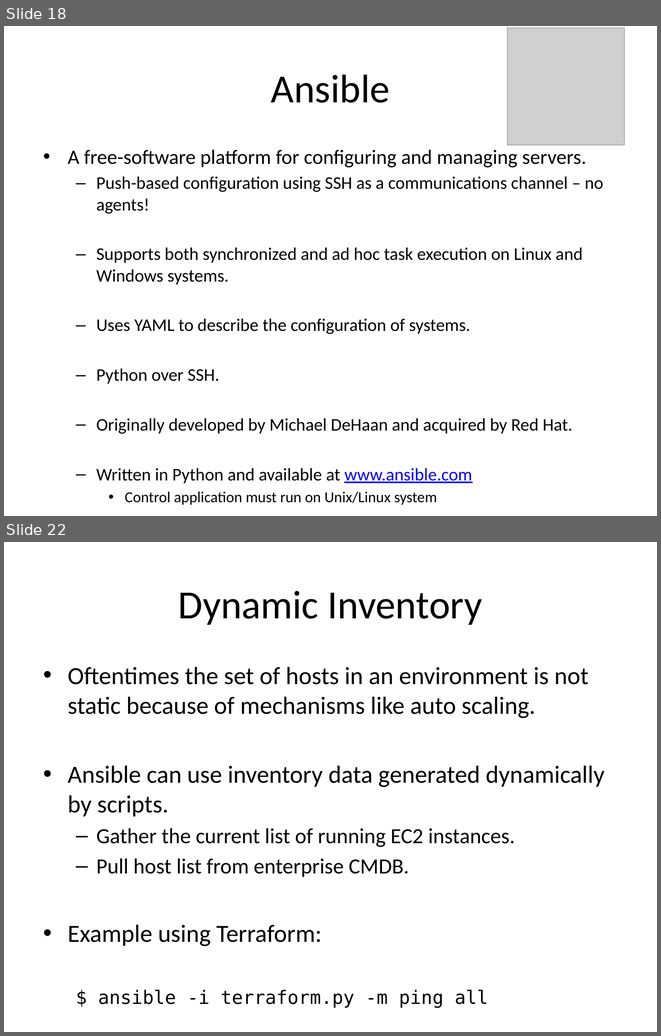
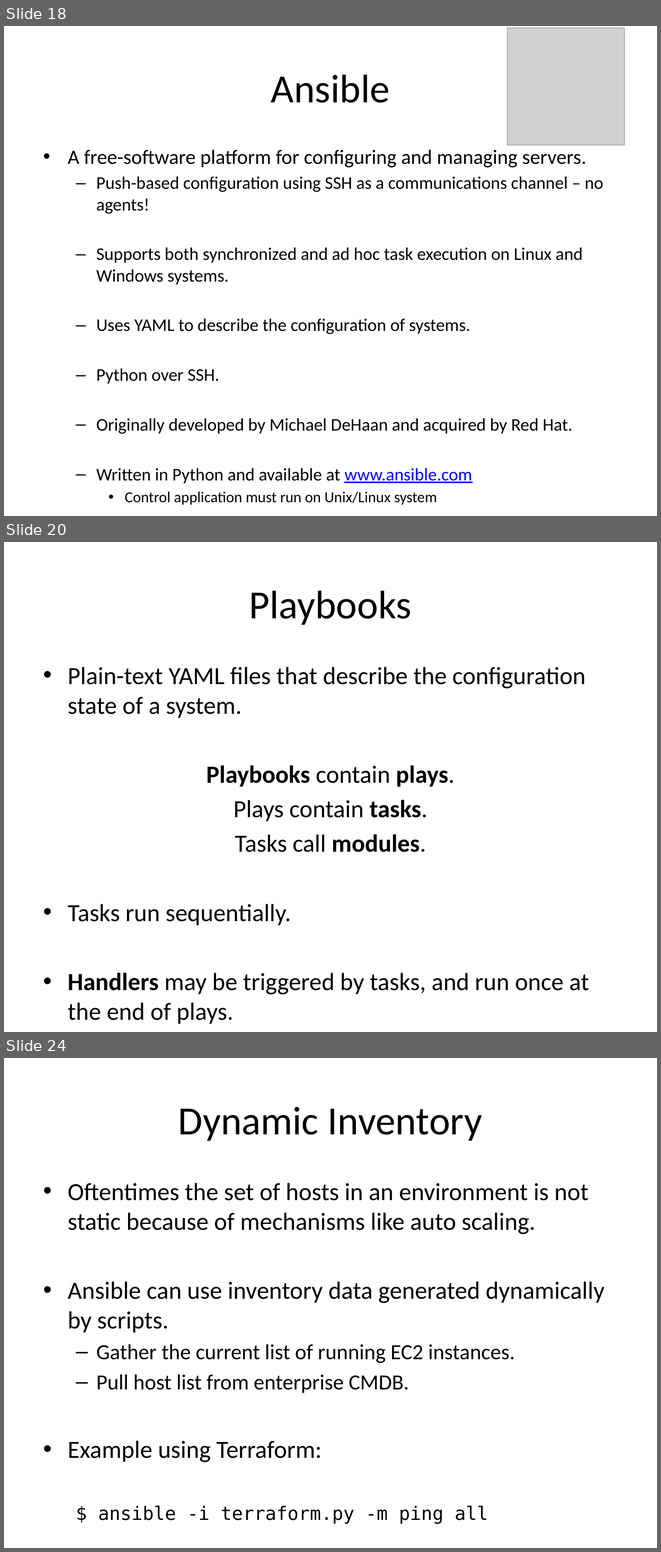
Before and after one commit to jasondbaker/infrastructure-class, a slide deck: lectures/infrastructure-week-10.pptx. Shown one above the other, each under a label of ours: slides 18 and 22 before the commit, slides 18, 20 and 24 after it; the slides between them are not shown. The pictures are 661x1036 and 661x1552 pixels, drawn with LibreOffice and Linux fonts; fonts in the diff are those of the drawing; grey boxes stand for pictures. Boxes give left, top, right and bottom in pixels: in the first picture for what was removed or moved away, otherwise in the second. Text is boxed around its words. In the diff, an @@ line names an element or a change of style, - is before the commit and + after.

```diff
--- a/lectures/infrastructure-week-10.pptx
+++ b/lectures/infrastructure-week-10.pptx
@@ slide 20 added at [4,542,657,1032], background #FFFFFF @@
@@ title added at [249,590,412,625], 44 pt, text #000000 @@
+Playbooks
@@ text added at [68,667,589,1024], 27.2 pt, text #000000 @@
+• Plain-text YAML files that describe the configuration state of a system.
+Playbooks contain plays.
+Plays contain tasks.
+Tasks call modules.
+• Tasks run sequentially.
+• Handlers may be triggered by tasks, and run once at the end of plays.
@@ what was slide 22 is now slide 24 @@
```
Also in this commit, not shown: 4 slides changed, 1 other slide added, 1 other file.
